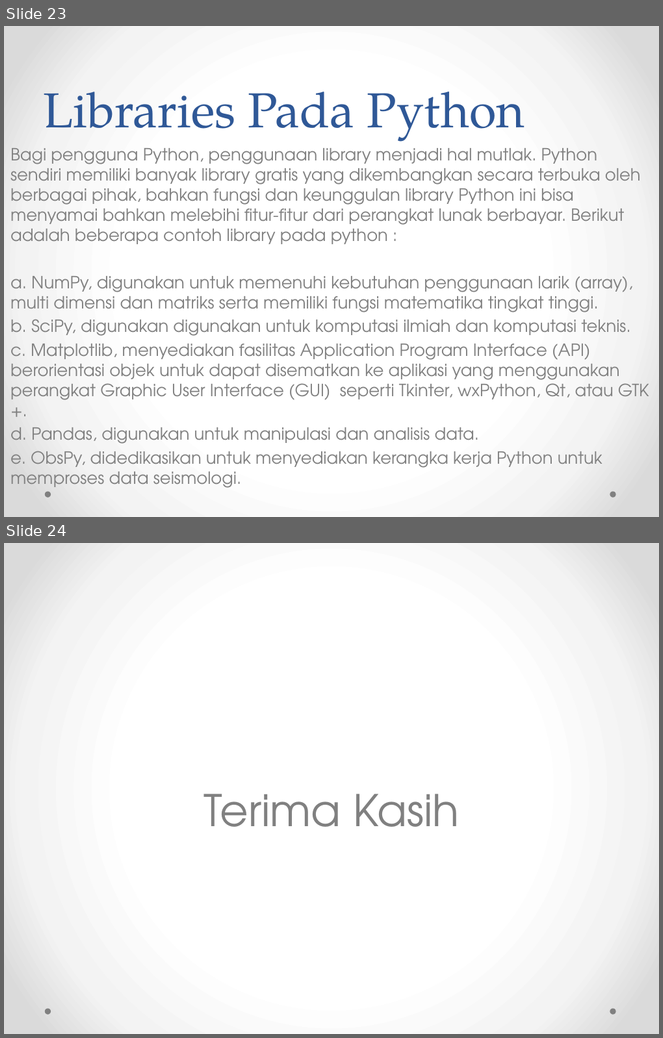
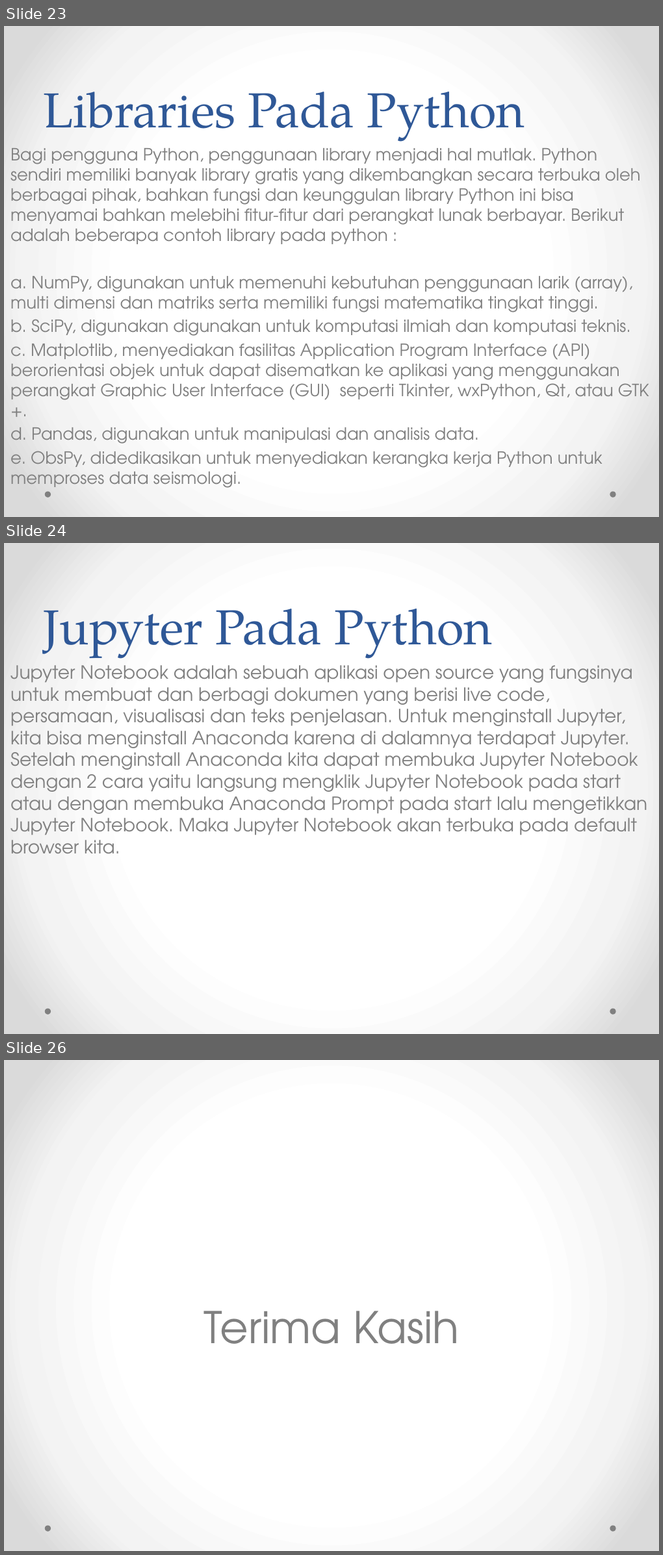
Before and after one commit to Abaljerind/Pengantar-Deep-Learning, a slide deck: Tugas Pertama/Tugas Pertama AbalJerind Pengantar Deep Learning.pptx. Shown one above the other, each under a label of ours: slides 23 and 24 before the commit, slides 23, 24 and 26 after it; the slides between them are not shown. The pictures are 663x1038 and 663x1555 pixels, drawn with LibreOffice and Linux fonts; fonts in the diff are those of the drawing. Boxes give left, top, right and bottom in pixels: in the first picture for what was removed or moved away, otherwise in the second. Text is boxed around its words. In the diff, an @@ line names an element or a change of style, - is before the commit and + after.

Commit message:
menambahkan jupyter dan seaborn

```diff
--- a/Tugas Pertama/Tugas Pertama AbalJerind Pengantar Deep Learning.pptx
+++ b/Tugas Pertama/Tugas Pertama AbalJerind Pengantar Deep Learning.pptx
@@ slide 24 added at (4,543,659,1034), background gradient #FFFFFF to #F4F4F4 to #DADADA; not listed: 2 template elements that a slide beside it also shows @@
@@ title added at (43,609,493,659), 54 pt, text #2F5897 @@
+Jupyter Pada Python
@@ text added at (10,665,648,854), 20 pt, text #808080 @@
+Jupyter Notebook adalah sebuah aplikasi open source yang fungsinya untuk membuat dan berbagi dokumen yang berisi live code, persamaan, visualisasi dan teks penjelasan. Untuk menginstall Jupyter, kita bisa menginstall Anaconda karena di dalamnya terdapat Jupyter. Setelah menginstall Anaconda kita dapat membuka Jupyter Notebook dengan 2 cara yaitu langsung mengklik Jupyter Notebook pada start atau dengan membuka Anaconda Prompt pada start lalu mengetikkan Jupyter Notebook. Maka Jupyter Notebook akan terbuka pada default browser kita.
@@ what was slide 24 is now slide 26 @@
```
Also in this commit, not shown: 1 slide changed, 1 other slide added.
